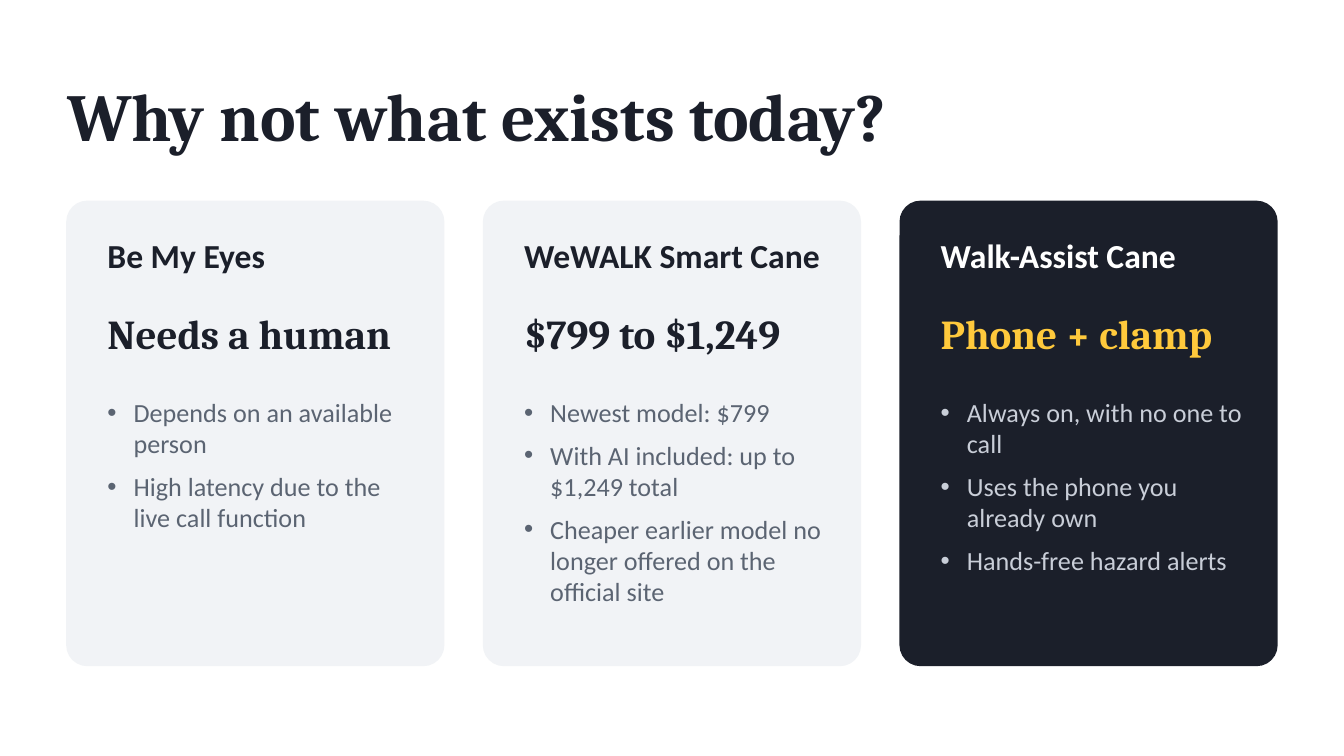
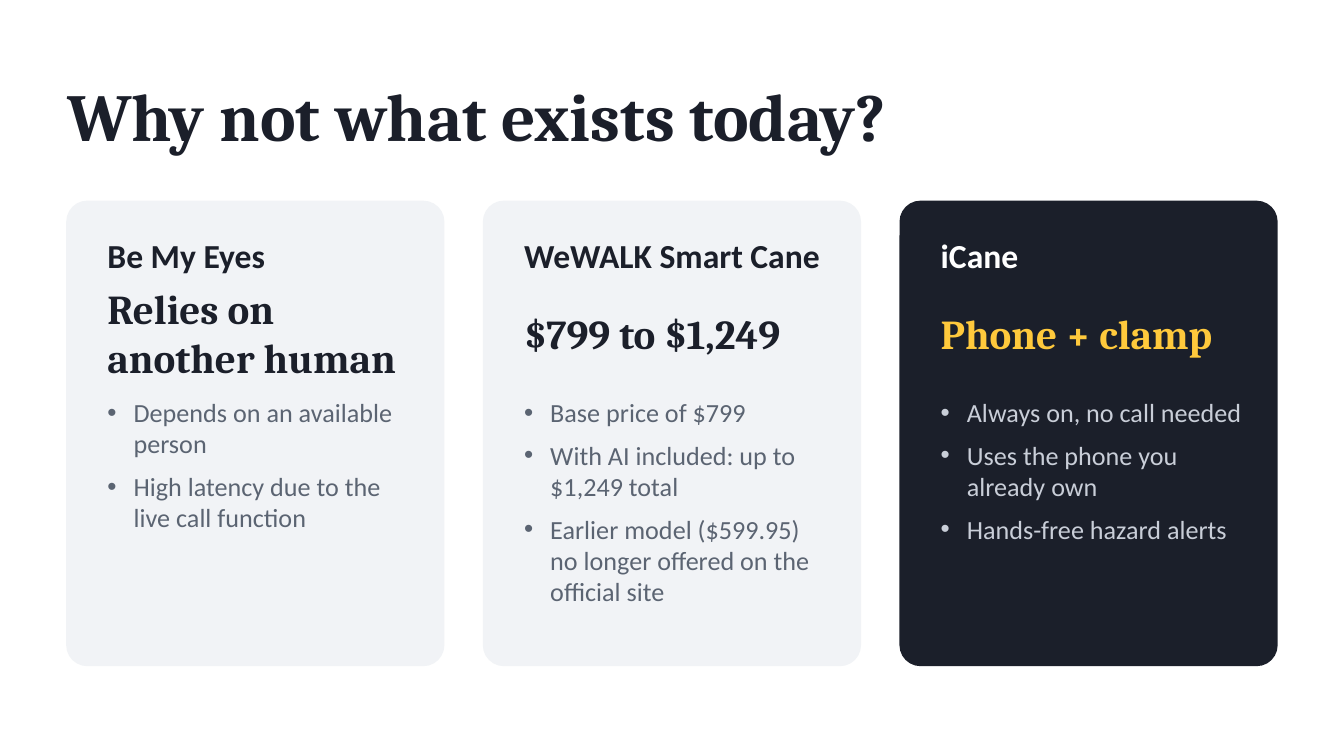
Before and after one commit to tanmaykatke21/iCane_HopHacks_2026, a slide deck: slide 7 of icane-pitch/iCane Pitch Draft.pptx. Drawn at 1344x756 pixels with LibreOffice and Linux fonts; fonts in the diff are those of the drawing. Boxes give left, top, right and bottom in pixels: in the first picture for what was removed or moved away, otherwise in the second. Text is boxed around its words. In the diff, an @@ line names an element or a change of style, - is before the commit and + after.

```diff
--- a/icane-pitch/iCane Pitch Draft.pptx
+++ b/icane-pitch/iCane Pitch Draft.pptx
@@ text at [941, 244, 1018, 269]: text changed @@
-Walk-Assist Cane
+iCane
@@ text at [107, 295, 396, 374]: text changed @@
-Needs a human
+Relies on another human
@@ text at [550, 404, 746, 426]: text changed @@
-• Newest model: $799
+• Base price of $799
@@ text at [967, 404, 1241, 426]: text changed @@
-• Always on, with no one to call
+• Always on, no call needed
@@ text at [550, 520, 809, 601]: text changed @@
-• Cheaper earlier model no longer offered on the official site
+• Earlier model ($599.95) no longer offered on the official site
```
Also in this commit, not shown: 6 other slides changed, 2 other files.
